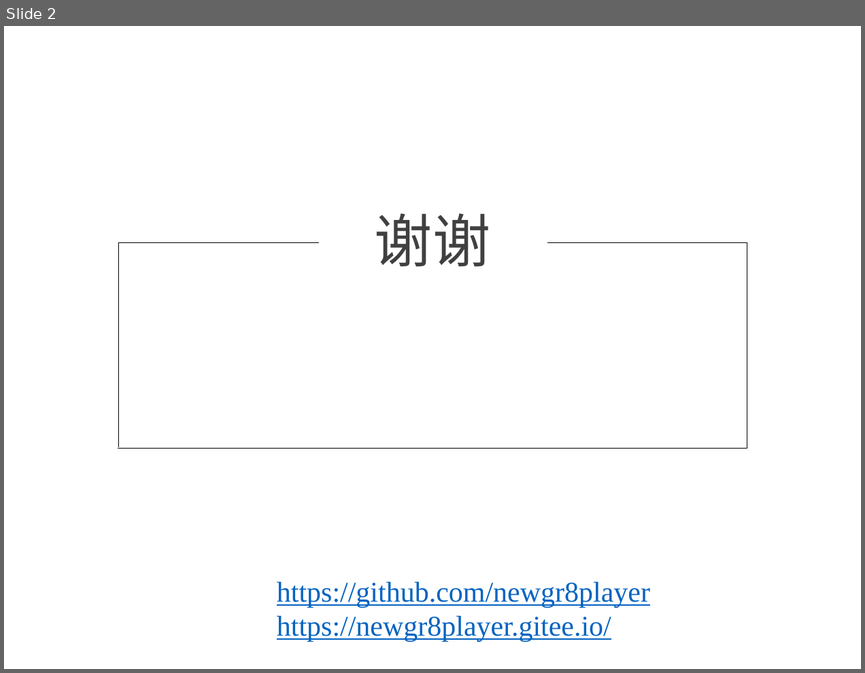
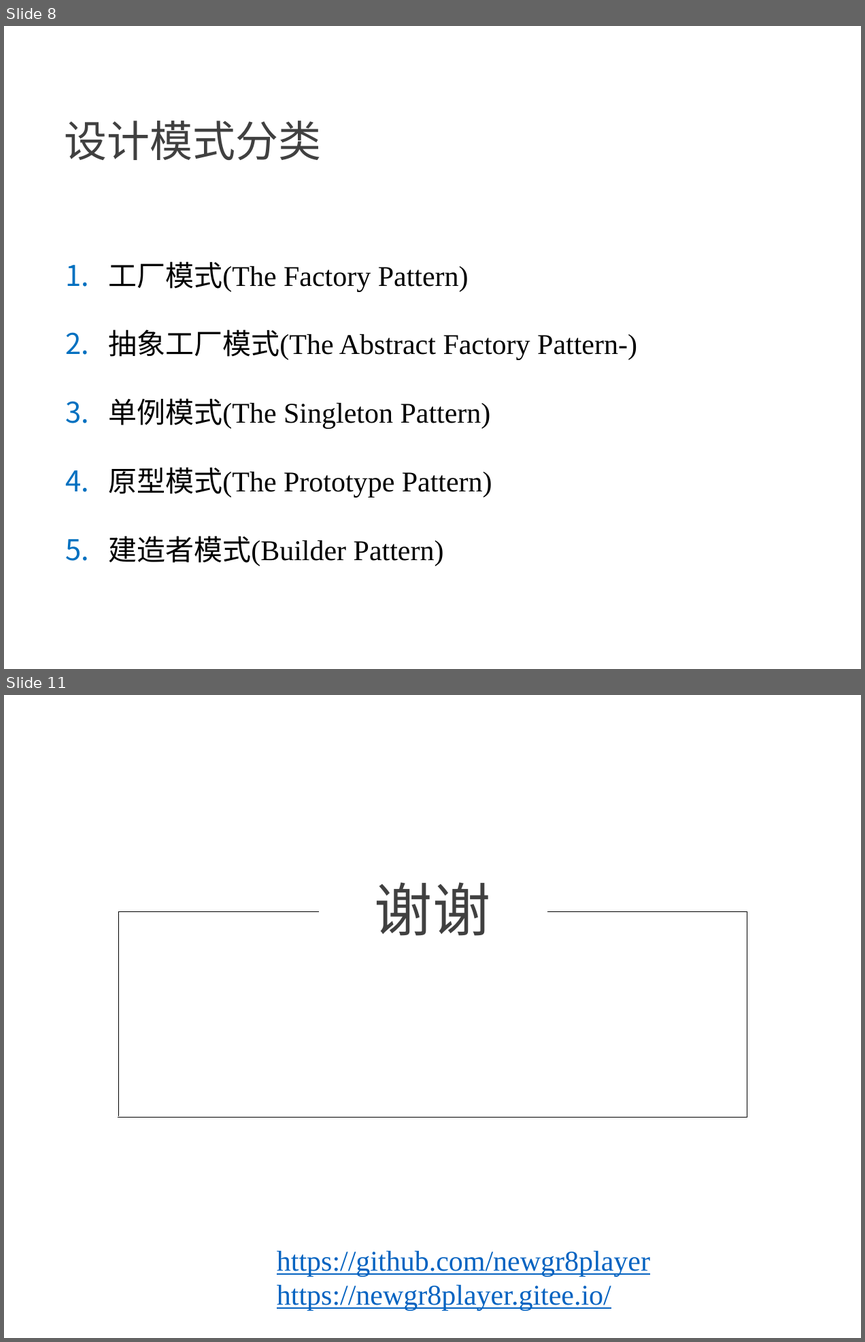
Before and after one commit to NewGr8Player/My-PPT, a slide deck: Design pattern/23种设计模式详解.pptx. Shown one above the other, each under a label of ours: slide 2 before the commit, slides 8 and 11 after it; the slides between them are not shown. The pictures are 865x673 and 865x1342 pixels, drawn with LibreOffice and Linux fonts; fonts in the diff are those of the drawing. Boxes give left, top, right and bottom in pixels: in the first picture for what was removed or moved away, otherwise in the second. Text is boxed around its words. In the diff, an @@ line names an element or a change of style, - is before the commit and + after.

Commit message:
整理分类

```diff
--- a/Design pattern/23种设计模式详解.pptx
+++ b/Design pattern/23种设计模式详解.pptx
@@ slide 8 added at (4,26,861,669), background #FFFFFF @@
@@ text added at (64,121,321,160), 36 pt, text #404040 @@
+设计模式分类
@@ text added at (108,261,637,566), 24 pt, text #000000 @@
+1. 工厂模式(The Factory Pattern)
+2. 抽象工厂模式(The Abstract Factory Pattern-)
+3. 单例模式(The Singleton Pattern)
+4. 原型模式(The Prototype Pattern)
+5. 建造者模式(Builder Pattern)
@@ what was slide 2 is now slide 11 @@
```
Also in this commit, not shown: 1 slide changed, 8 other slides added, 1 other file.
